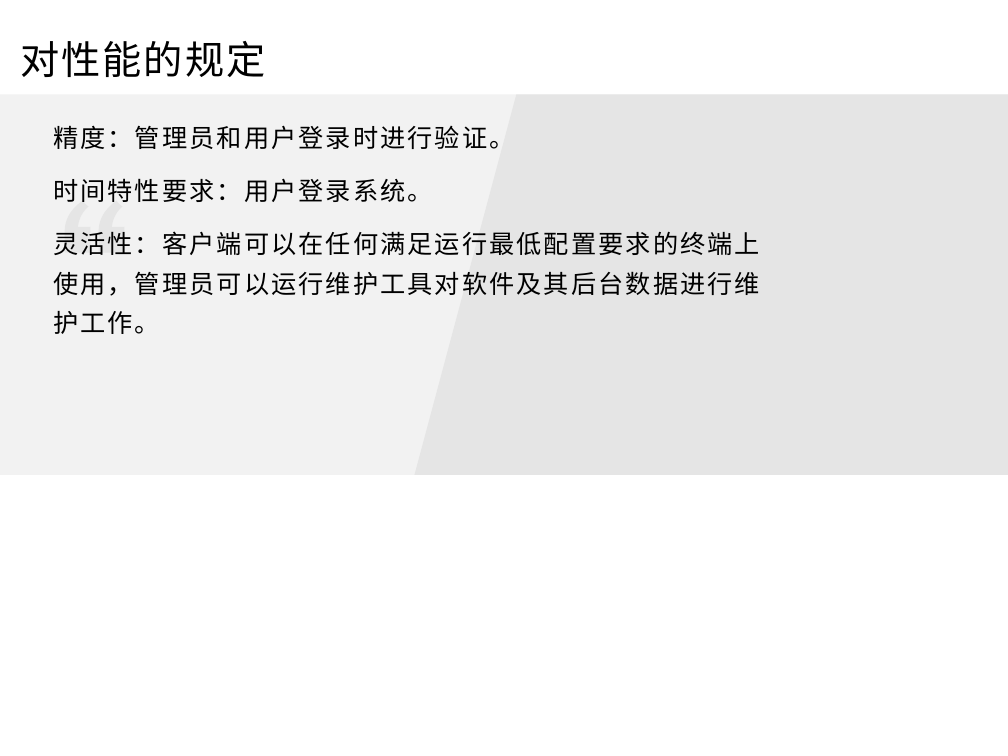
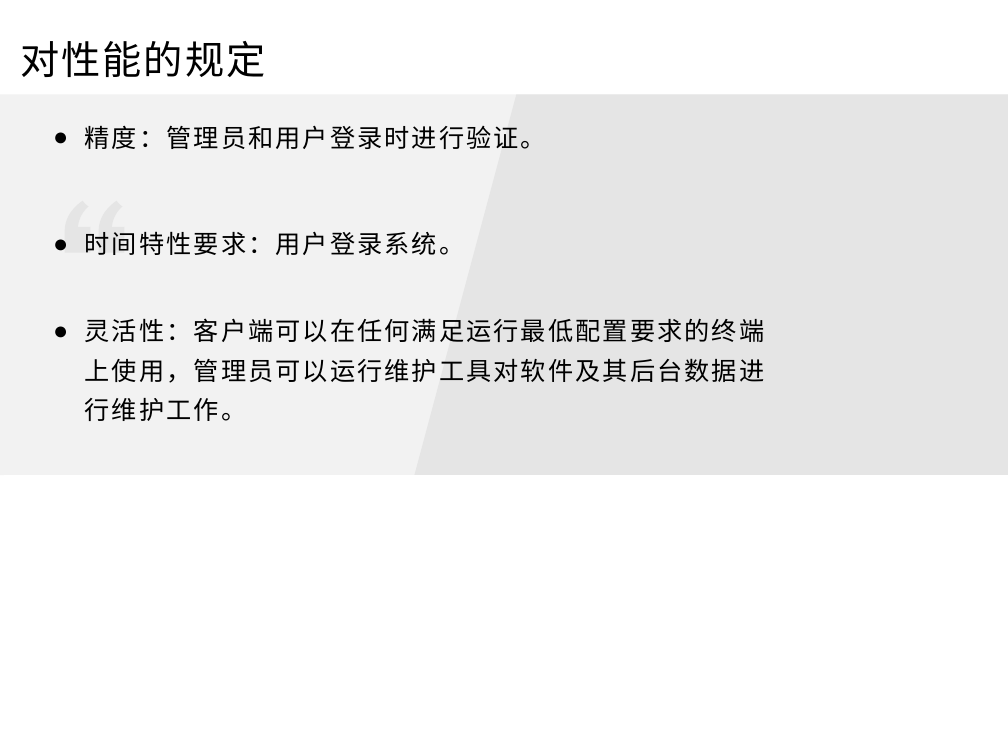
Before and after one commit to agukl/tankWar, a slide deck: slide 5 of 需求分析 .pptx (slide 4 before the commit). Drawn at 1008x756 pixels with LibreOffice and Linux fonts; fonts in the diff are those of the drawing. Boxes give left, top, right and bottom in pixels: in the first picture for what was removed or moved away, otherwise in the second. Text is boxed around its words. In the diff, an @@ line names an element or a change of style, - is before the commit and + after.

```diff
--- a/需求分析 .pptx
+++ b/需求分析 .pptx
@@ text "精度：管理员和用户登录时进行验证。" at [85,125,546,255]: bullet none to ● @@
@@ text at [53,231,760,296]: paragraph removed @@
-灵活性：客户端可以在任何满足运行最低配置要求的终端上使用，管理员可以运行维护工具对软件及其后台数据进行维护工作。
@@ text added at [85,318,765,421], 18 pt, text #000000 @@
+● 灵活性：客户端可以在任何满足运行最低配置要求的终端上使用，管理员可以运行维护工具对软件及其后台数据进行维护工作。
```
Also in this commit, not shown: 7 other slides changed, 2 slides added, 1 other file.
